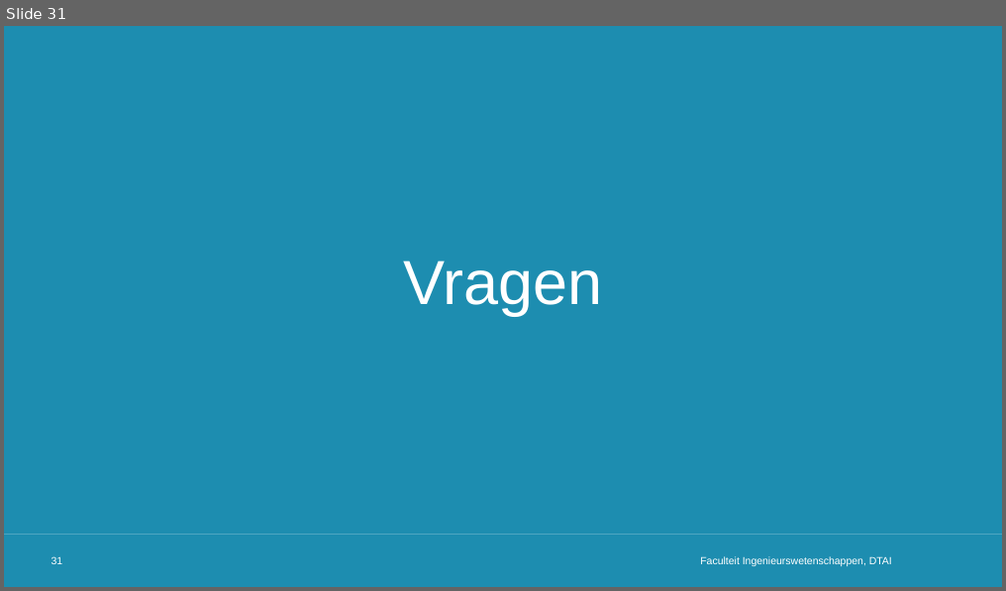
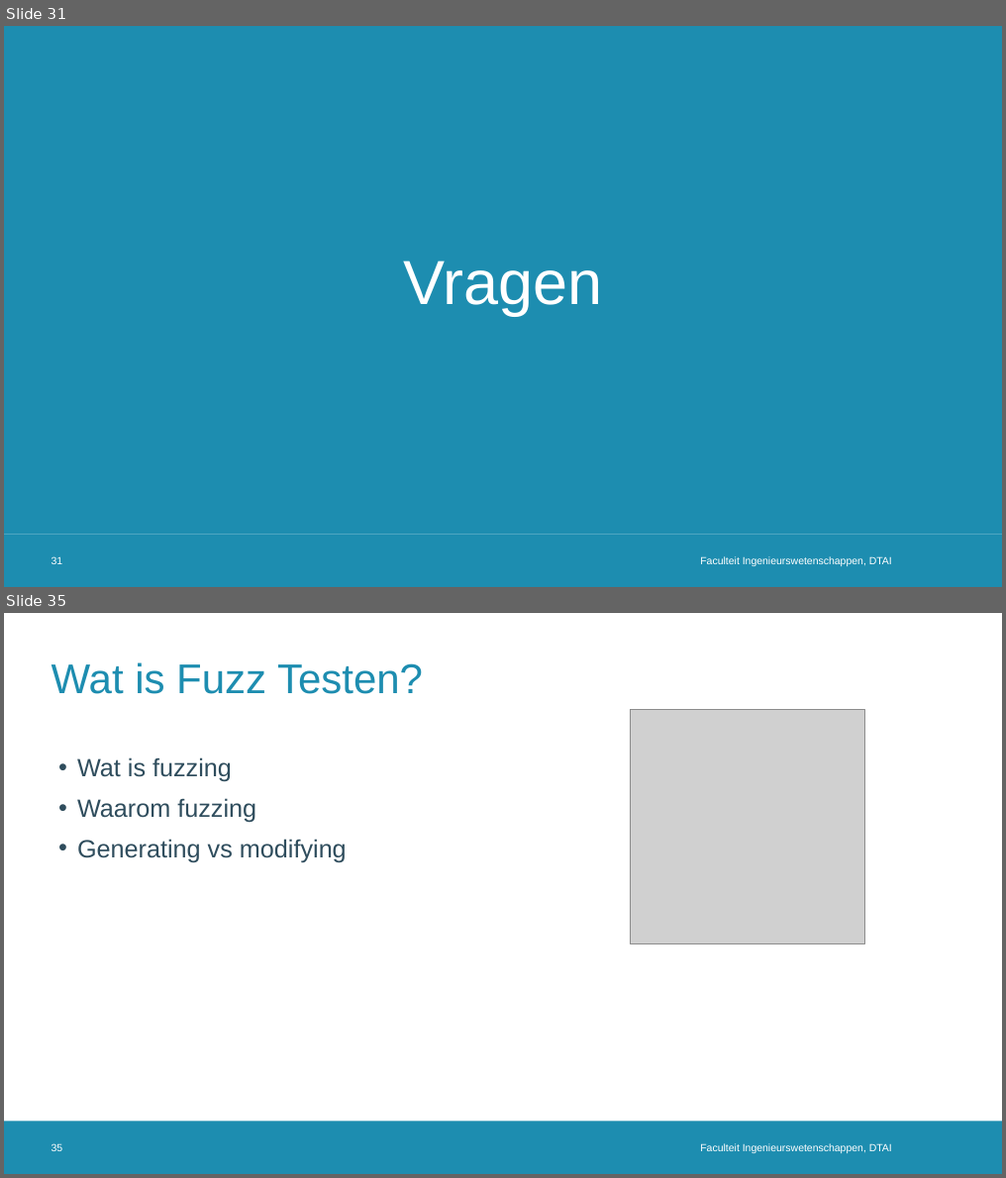
Before and after one commit to rubenkindt/Masterproef-paper-RubenKindt, a slide deck: Milestones/M3 december presentation/M3.pptx. Shown one above the other, each under a label of ours: slide 31 before the commit, slides 31 and 35 after it; the slides between them are not shown. The pictures are 1006x591 and 1006x1178 pixels, drawn with LibreOffice and Linux fonts; fonts in the diff are those of the drawing; grey boxes stand for pictures; background and template pictures are left out. Boxes give left, top, right and bottom in pixels: in the first picture for what was removed or moved away, otherwise in the second. Text is boxed around its words. In the diff, an @@ line names an element or a change of style, - is before the commit and + after.

```diff
--- a/Milestones/M3 december presentation/M3.pptx
+++ b/Milestones/M3 december presentation/M3.pptx
@@ slide 35 added at (4, 613, 1002, 1174), background #FFFFFF; not listed: 1 template element that a slide beside it also shows @@
@@ title added at (52, 663, 423, 694), 40 pt, text #1D8DB0 @@
+Wat is Fuzz Testen?
@@ picture added at (631, 709, 865, 944) @@
@@ text added at (77, 758, 347, 863), 24 pt, text #2F4D5D @@
+• Wat is fuzzing
+• Waarom fuzzing
+• Generating vs modifying
@@ page number added at (52, 1144, 63, 1152), 10 pt, text #FFFFFF @@
+35
@@ text added at (700, 1144, 892, 1154), 10 pt, text #FFFFFF @@
+Faculteit Ingenieurswetenschappen, DTAI
```
Also in this commit, not shown: 10 slides changed, 6 other slides added, 1 other file.
